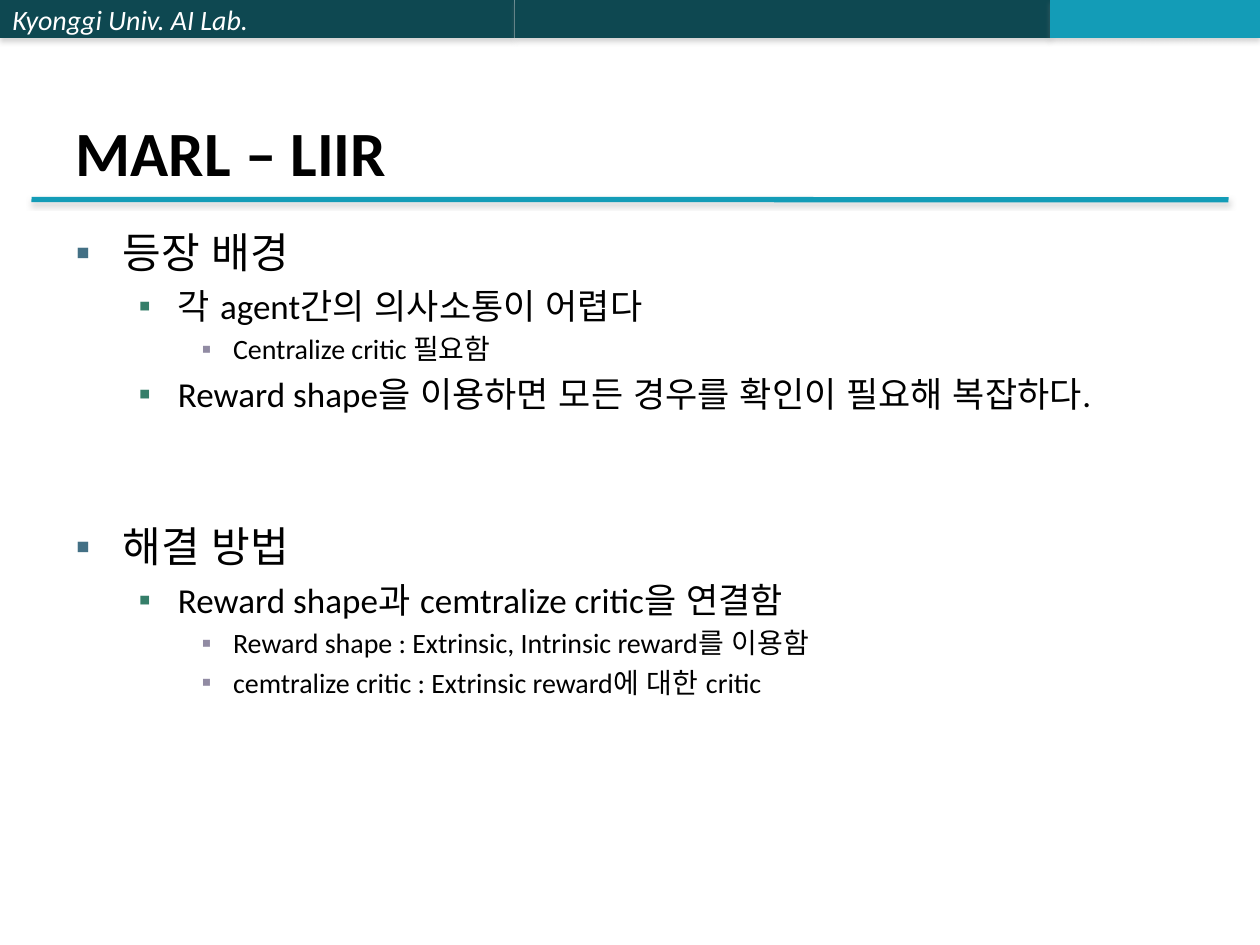
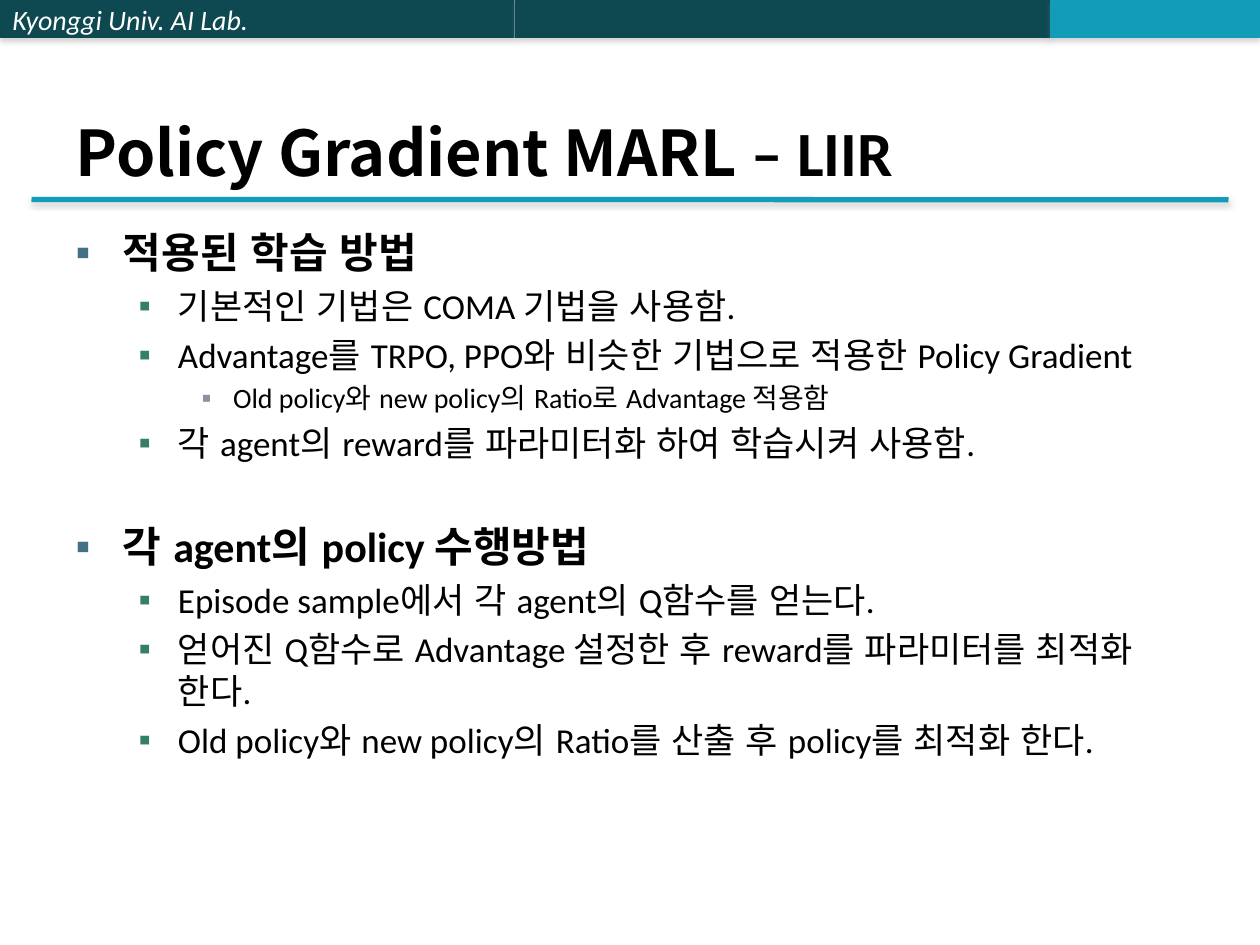
Before and after one commit to jk96491/PapersSeminar, a slide deck: slide 13 of Multi_Agent/ETC/PPTX/MARL 알고리즘 비교 분석.pptx (slide 9 before the commit). Drawn at 1260x945 pixels with LibreOffice and Linux fonts; fonts in the diff are those of the drawing. Boxes give left, top, right and bottom in pixels: in the first picture for what was removed or moved away, otherwise in the second. Text is boxed around its words. In the diff, an @@ line names an element or a change of style, - is before the commit and + after.

```diff
--- a/Multi_Agent/ETC/PPTX/MARL 알고리즘 비교 분석.pptx
+++ b/Multi_Agent/ETC/PPTX/MARL 알고리즘 비교 분석.pptx
@@ title at bbox=[76, 125, 893, 190]: text changed; font Calibri to Noto Sans CJK KR @@
-MARL – LIIR
+Policy Gradient MARL – LIIR
@@ text at bbox=[123, 232, 1133, 759]: text changed; size 16 to 20 pt @@
-▪ 등장 배경
-  ▪ 각 agent간의 의사소통이 어렵다
-    ▪ Centralize critic 필요함
-  ▪ Reward shape을 이용하면 모든 경우를 확인이 필요해 복잡하다.
-▪ 해결 방법
-  ▪ Reward shape과 cemtralize critic을 연결함
-    ▪ Reward shape : Extrinsic, Intrinsic reward를 이용함
-    ▪ cemtralize critic : Extrinsic reward에 대한 critic
+▪ 적용된 학습 방법
+  ▪ 기본적인 기법은 COMA 기법을 사용함.
+  ▪ Advantage를 TRPO, PPO와 비슷한 기법으로 적용한 Policy Gradient
+    ▪ Old policy와 new policy의 Ratio로 Advantage 적용함
+  ▪ 각 agent의 reward를 파라미터화 하여 학습시켜 사용함.
+▪ 각 agent의 policy 수행방법
+  ▪ Episode sample에서 각 agent의 Q함수를 얻는다.
+  ▪ 얻어진 Q함수로 Advantage 설정한 후 reward를 파라미터를 최적화 한다.
+  ▪ Old policy와 new policy의 Ratio를 산출 후 policy를 최적화 한다.
```
Also in this commit, not shown: 7 other slides changed, 6 slides added, 6 slides removed.
